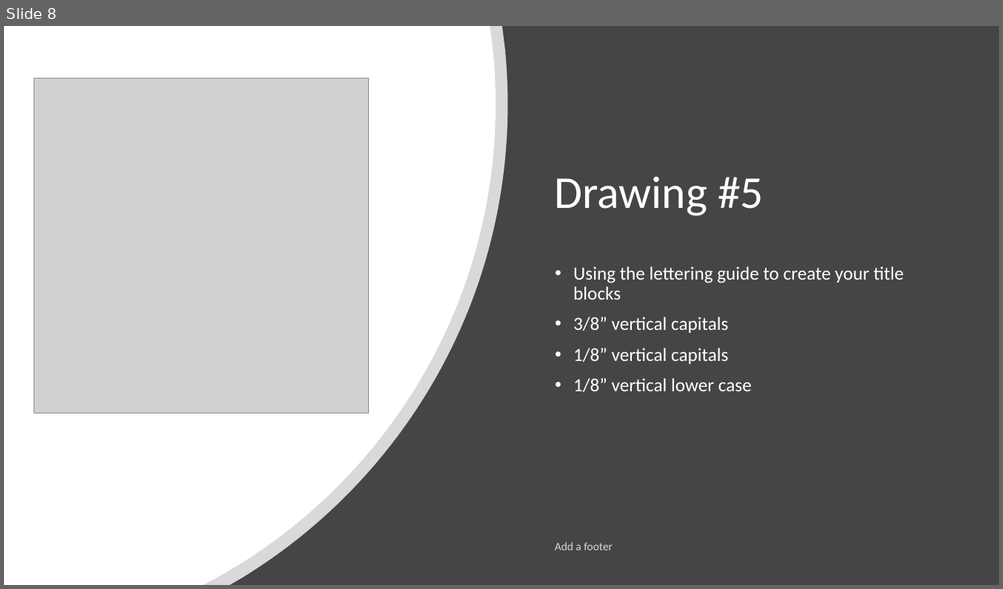
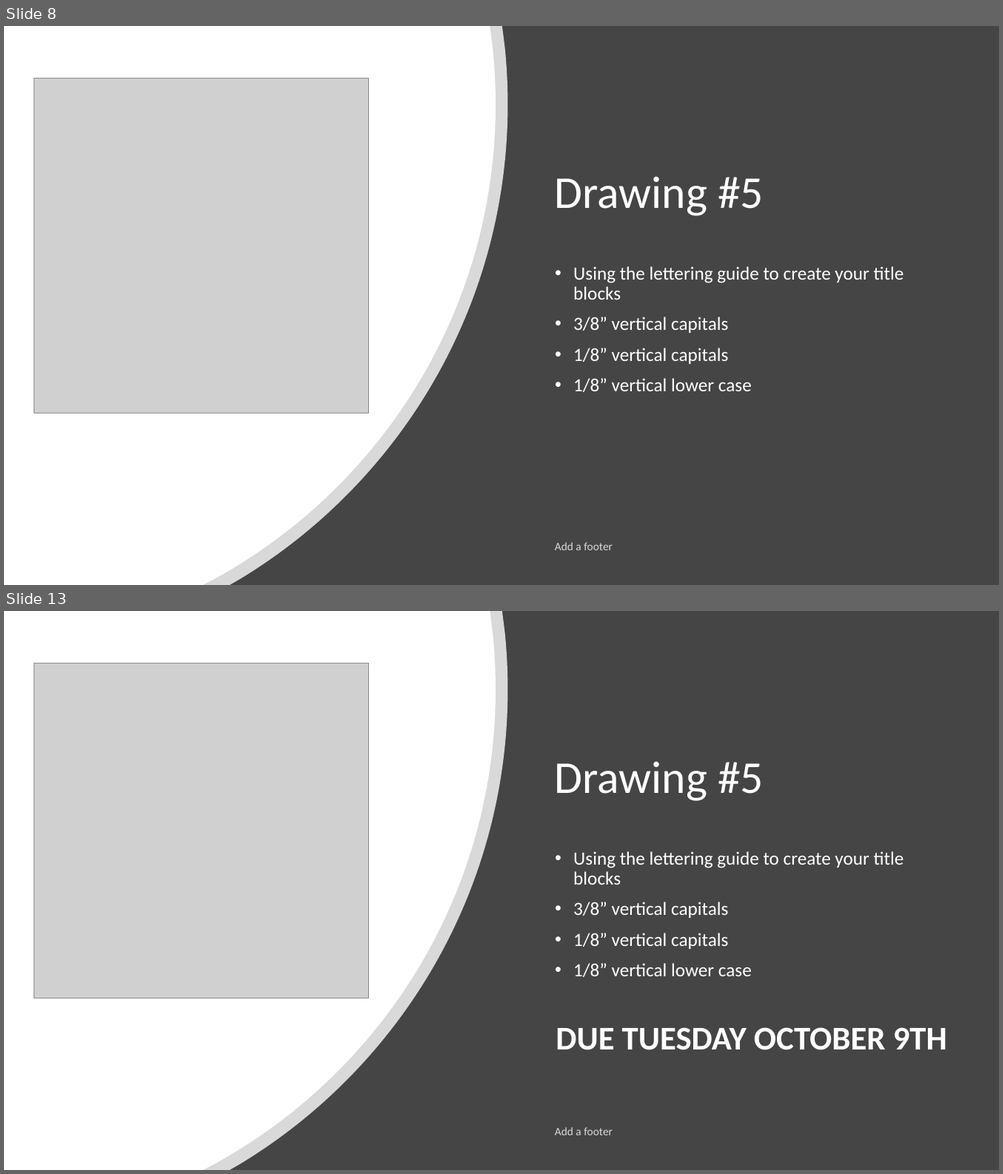
Before and after one commit to nickvertucci/Technology-Education-Curriculum, a slide deck: High School/Design and Drawing for Production/Unit 3 - Introduction to Lettering/Section 1 - What is Lettering/Assets/Unit 3 - Section 1 - What is Lettering.pptx. Shown one above the other, each under a label of ours: slide 8 before the commit, slides 8 and 13 after it; the slides between them are not shown. The pictures are 1003x589 and 1003x1174 pixels, drawn with LibreOffice and Linux fonts; fonts in the diff are those of the drawing; grey boxes stand for pictures. Boxes give left, top, right and bottom in pixels: in the first picture for what was removed or moved away, otherwise in the second. Text is boxed around its words. In the diff, an @@ line names an element or a change of style, - is before the commit and + after.

```diff
--- a/High School/Design and Drawing for Production/Unit 3 - Introduction to Lettering/Section 1 - What is Lettering/Assets/Unit 3 - Section 1 - What is Lettering.pptx
+++ b/High School/Design and Drawing for Production/Unit 3 - Introduction to Lettering/Section 1 - What is Lettering/Assets/Unit 3 - Section 1 - What is Lettering.pptx
@@ slide 13 added at (4,611,999,1170), background #454545 @@
@@ freeform shape added at (4,611,508,1170), fill #FFFFFF at 80% opacity @@
@@ freeform shape added at (4,611,495,1170), fill #FFFFFF @@
@@ picture added at (34,664,369,998) @@
@@ title added at (555,761,763,801), 44 pt, text #FFFFFF @@
+Drawing #5
@@ text added at (555,851,947,1051), 18 pt, text #FFFFFF @@
+• Using the lettering guide to create your title blocks
+• 3/8” vertical capitals
+• 1/8” vertical capitals
+• 1/8” vertical lower case
+DUE TUESDAY OCTOBER 9TH
@@ text added at (555,1128,612,1136), 11 pt, text #FFFFFF at 80% opacity @@
+Add a footer
```
Also in this commit, not shown: 4 other slides added, 3 other files.
